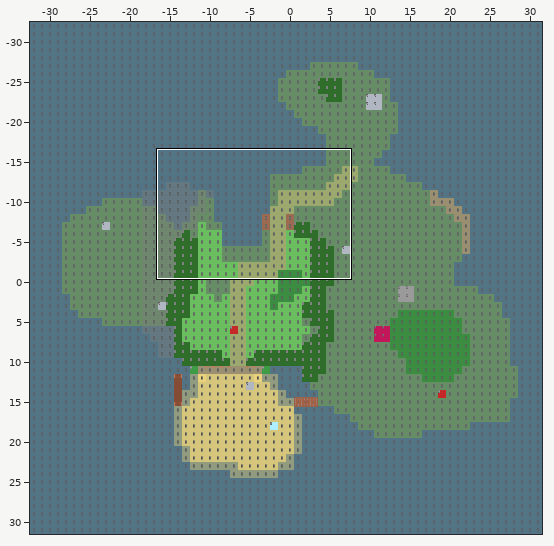
Tiled map, stored at games/pizza/tiled/testMap1.tmx. The picture above shows the old version from afar; the outline marks the close-up.
Close-up. Before the edit:
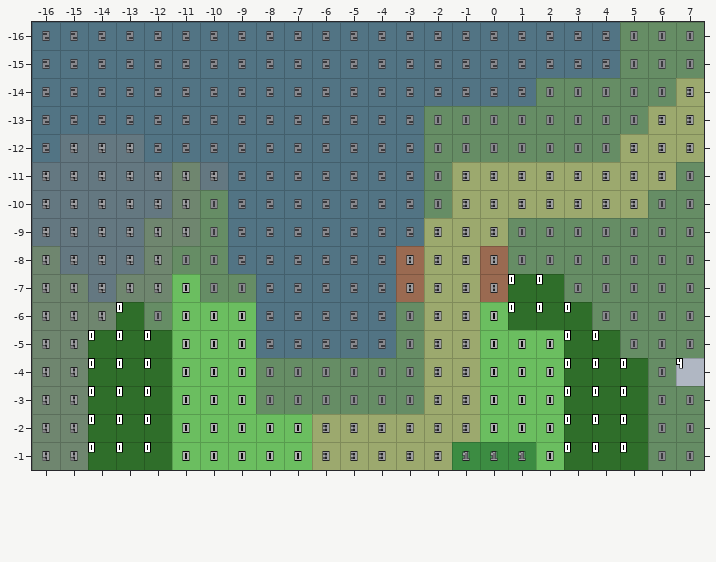
Cells are 32x32 px. Shown: x -16..7, y -16..-1. The commit also changed other parts of the map, which this record leaves out.
And afterwards:
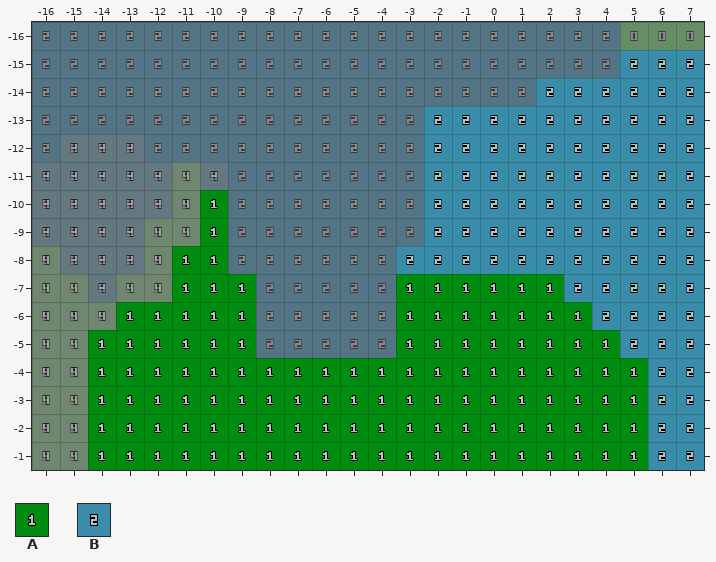
Key: from "tileset": A 1, B 2.
_ is an empty cell, . an unchanged one.
Tiles of an added or newly shown layer are drawn over the layers below it.
The exact change:
--- layer "zones" (added)
@@ x -14..7 @@
--15 ...................___
--14 ................______
--13 ............__________
--12 ............__________
--11 ............__________
--10 ...._.......__________
- -9 ...._.......__________
- -8 ...__......___________
- -7 ...___.....___________
- -6 ._____.....___________
- -5 ______.....___________
- -4 ______________________
- -3 ______________________
- -2 ______________________
- -1 ______________________
+-15 ...................BBB
+-14 ................BBBBBB
+-13 ............BBBBBBBBBB
+-12 ............BBBBBBBBBB
+-11 ............BBBBBBBBBB
+-10 ....A.......BBBBBBBBBB
+ -9 ....A.......BBBBBBBBBB
+ -8 ...AA......BBBBBBBBBBB
+ -7 ...AAA.....AAAAAABBBBB
+ -6 .AAAAA.....AAAAAAABBBB
+ -5 AAAAAA.....AAAAAAAABBB
+ -4 AAAAAAAAAAAAAAAAAAAABB
+ -3 AAAAAAAAAAAAAAAAAAAABB
+ -2 AAAAAAAAAAAAAAAAAAAABB
+ -1 AAAAAAAAAAAAAAAAAAAABB
Boxes around the changes in both close-ups, in picture pixels (x1, y1, x2, y2):
added: (88, 50, 704, 470)
